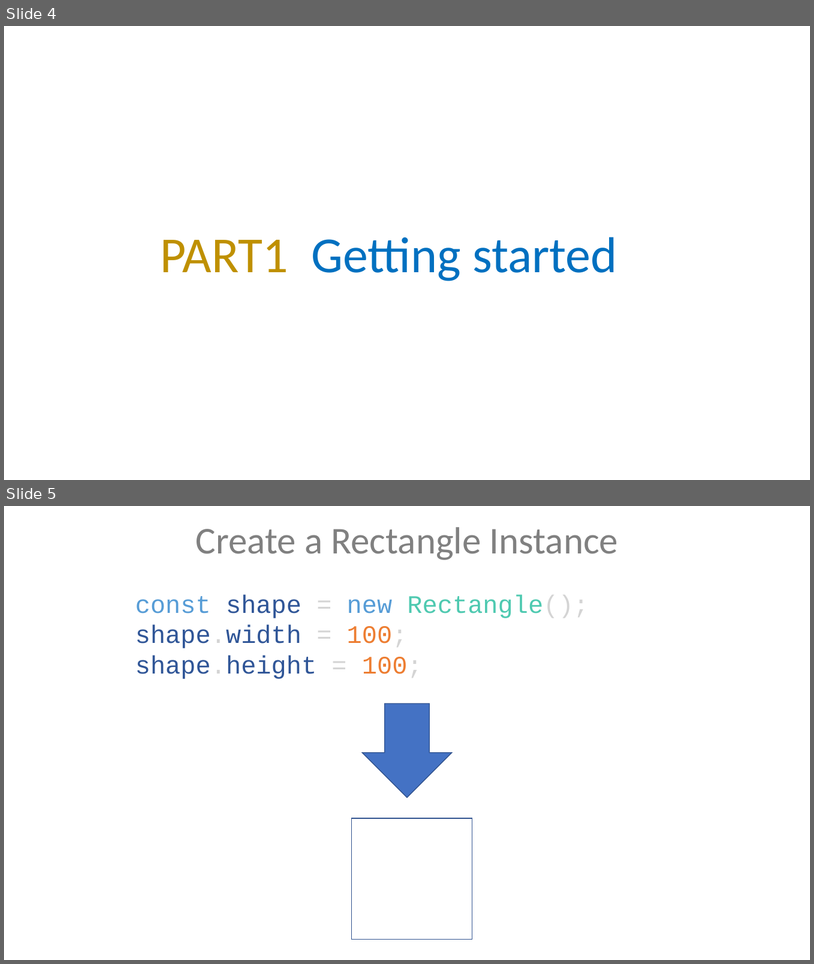
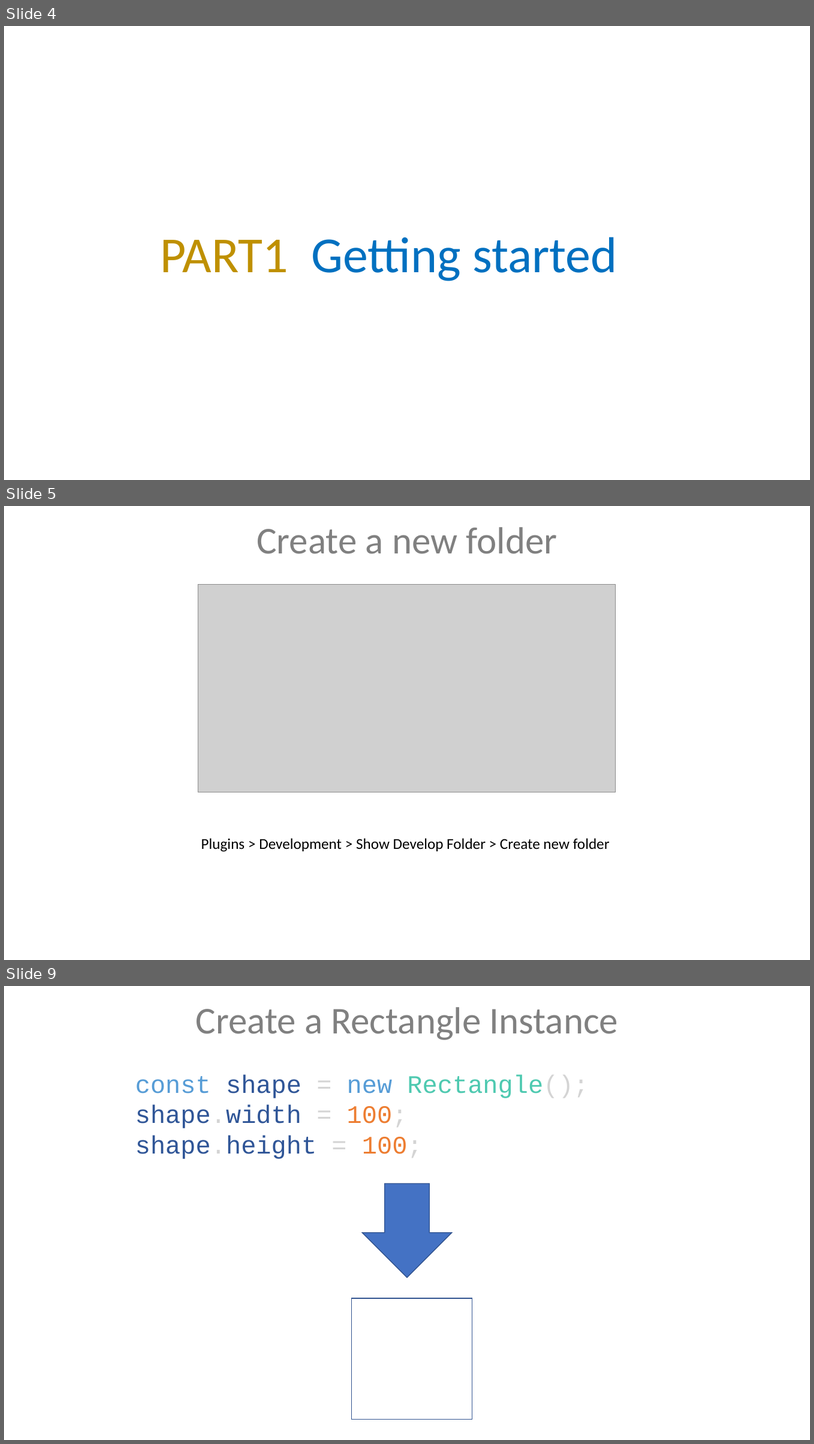
Before and after one commit to dkstevekwak/xd-plugin-labs, a slide deck: max-labs.pptx. Shown one above the other, each under a label of ours: slides 4 and 5 before the commit, slides 4, 5 and 9 after it; the slides between them are not shown. The pictures are 814x964 and 814x1444 pixels, drawn with LibreOffice and Linux fonts; fonts in the diff are those of the drawing; grey boxes stand for pictures. Boxes give left, top, right and bottom in pixels: in the first picture for what was removed or moved away, otherwise in the second. Text is boxed around its words. In the diff, an @@ line names an element or a change of style, - is before the commit and + after.

```diff
--- a/max-labs.pptx
+++ b/max-labs.pptx
@@ slide 5 added at bbox=[4, 506, 810, 960], background #FFFFFF @@
@@ text added at bbox=[257, 527, 558, 554], 45 pt, text #808080 @@
+Create a new folder
@@ picture added at bbox=[198, 584, 616, 792] @@
@@ text added at bbox=[201, 838, 610, 852], 18 pt, text #000000 @@
+Plugins > Development > Show Develop Folder > Create new folder
@@ what was slide 5 is now slide 9 @@
```
Also in this commit, not shown: 3 other slides added.
